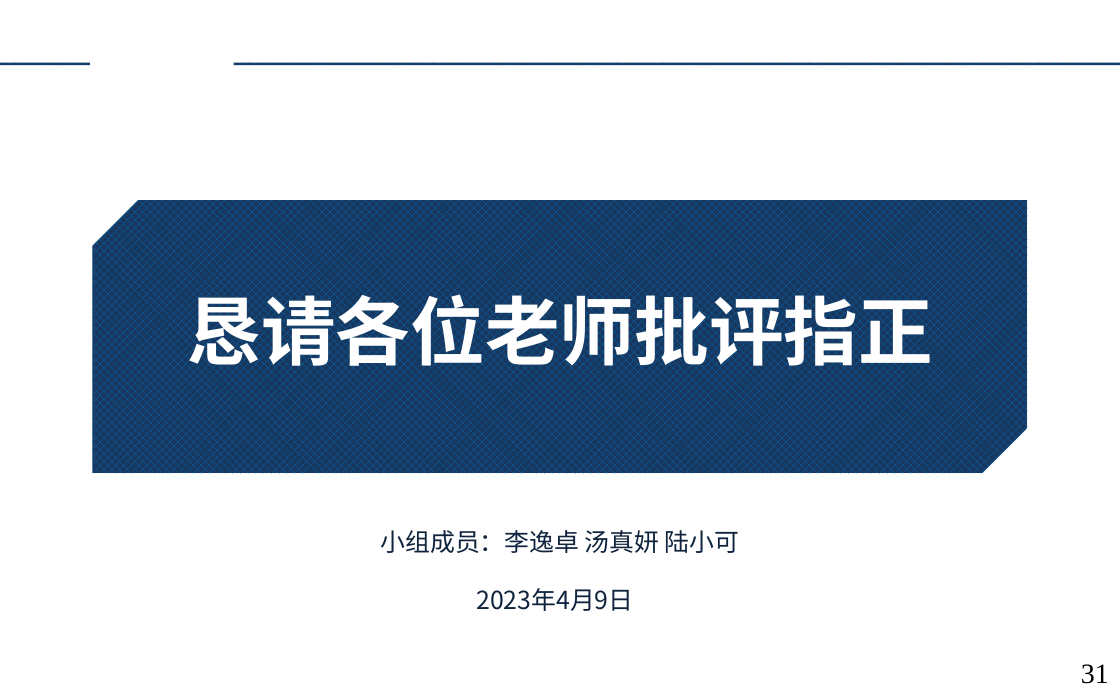
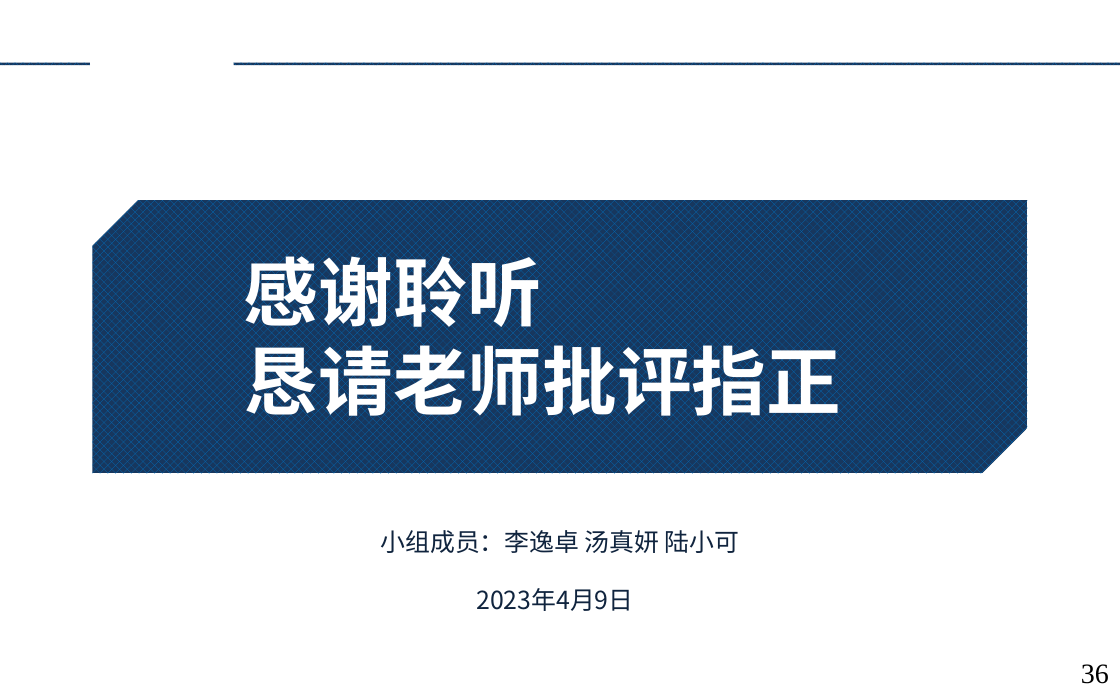
Before and after one commit to augusto-13/ErrorTheory_discussion_ppt, a slide deck: slide 36 of 2023-4-9.pptx (slide 31 before the commit). Drawn at 1120x700 pixels with LibreOffice and Linux fonts; fonts in the diff are those of the drawing; background and template pictures are left out. Boxes give left, top, right and bottom in pixels: in the first picture for what was removed or moved away, otherwise in the second. Text is boxed around its words. In the diff, an @@ line names an element or a change of style, - is before the commit and + after.

```diff
--- a/2023-4-9.pptx
+++ b/2023-4-9.pptx
@@ text at [244, 256, 841, 427]: text changed @@
-恳请各位老师批评指正
+感谢聆听
+恳请老师批评指正
@@ page number at [1081, 664, 1109, 684]: text changed @@
-31
+36
```
Also in this commit, not shown: 9 other slides changed, 7 slides added, 2 slides removed.
